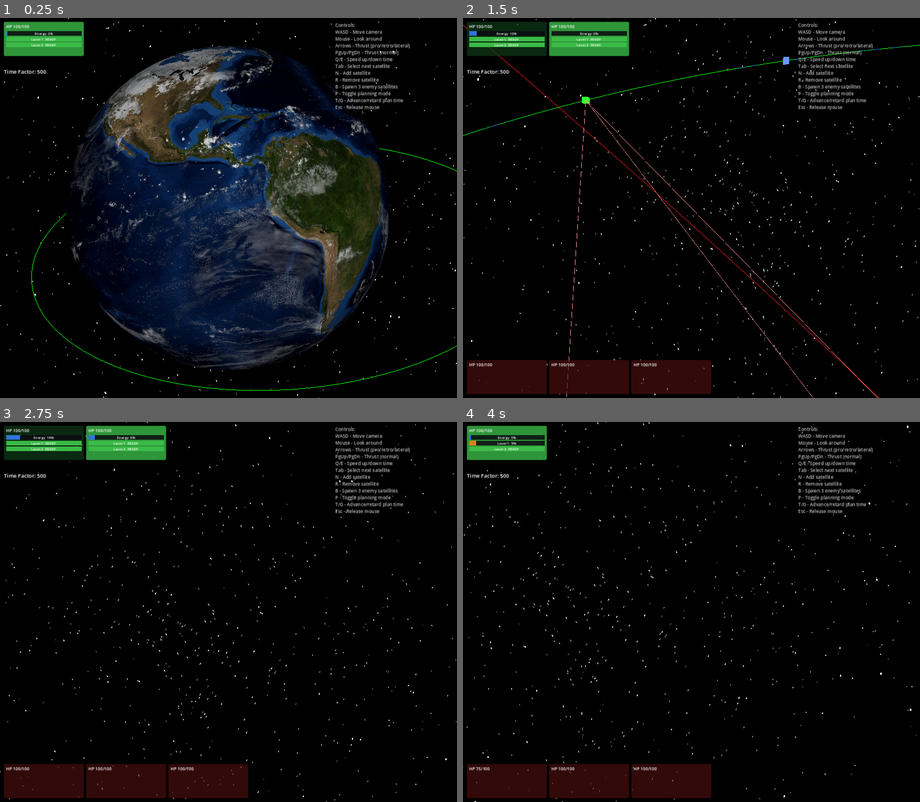
Above: before the commit, frames 1-4 (two rows, left to right).
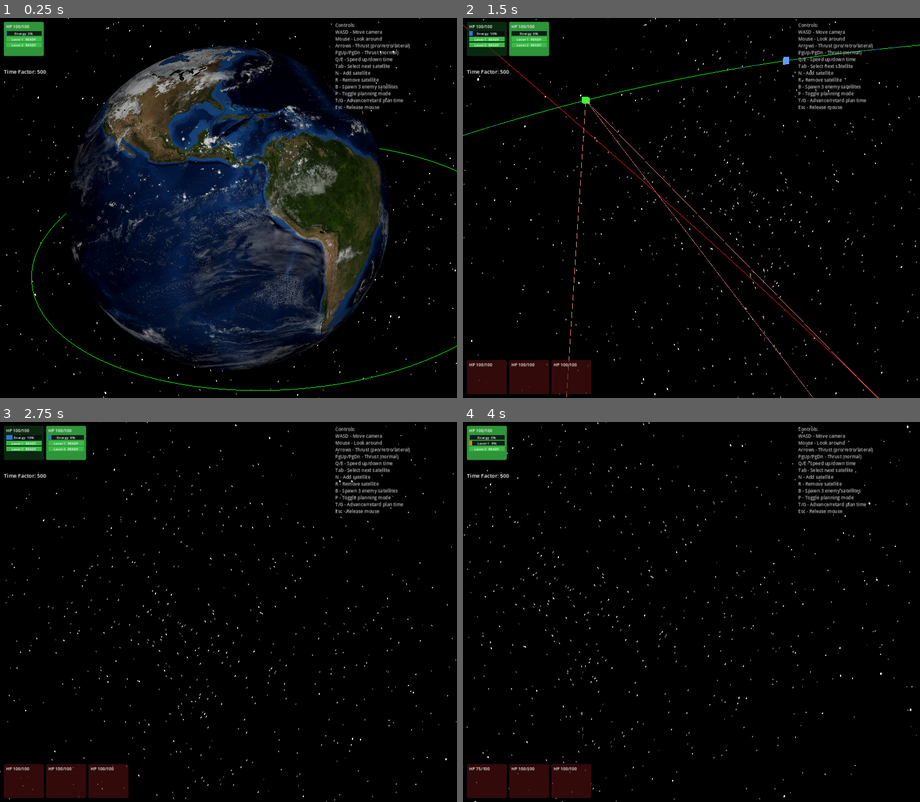
Above: after the commit, the same moments.

Repository: mellenburg/game
Game: Godot game, scene res://scenes/main.tscn
Two runs of this game, one before a commit and one after it. Both use one fixed random seed, a clock stepped at 60 frames per second and the inputs below.
Inputs (mouse positions are in pixels of both pictures, inside the frame that each line leads up to):
- Up to frame 1 (0.25 s): no input
- Up to frame 2 (1.5 s): tap Enter at 0.5 s; move the mouse to (714, 208) at 0.52 s; hold W (move_forward) from 0.53 s (still down); tap B (add_enemies) at 0.6 s; move the mouse to (668, 208) at 1.27 s; tap N (add_satellite) at 1.35 s
- Up to frame 3 (2.75 s): keep holding W (move_forward); move the mouse to (237, 604) at 2.02 s; hold T (planning_advance) from 2.03 s (still down)
- Up to frame 4 (4 s): keep holding W (move_forward); tap Space at 2.75 s; move the mouse to (686, 619) at 2.77 s; release T (planning_advance) at 2.78 s; tap G (planning_retard) at 2.85 s; tap Enter at 3.5 s; move the mouse to (723, 615) at 3.52 s; tap R (remove_satellite) at 3.6 s

The runs differ from the first frame. In frame 1, 0.9% of the frame differs, in the area x 1-19%, y 0-11%; in frame 2, 4.9%; in frame 3, 4.9%, in the area x 2-55%, y 0-100%; in frame 4, 3.5%.

Commit message:
Halve roster box width — 210 → 105 px

Diff:
--- a/godot/scripts/hud.gd
+++ b/godot/scripts/hud.gd
@@ -27,7 +27,7 @@
 # Width is fixed so player and enemy boxes line up in the strips;
 # height auto-sizes from the content (an unarmed enemy box collapses
 # down to just HP, an armed player box is taller than an enemy).
-const BOX_MIN_SIZE := Vector2(210, 0)
+const BOX_MIN_SIZE := Vector2(105, 0)
 
 # Bar row colors. The energy reservoir is blue; weapon recovery starts
 # orange ("recharging") and snaps to green when ready, so a glance
